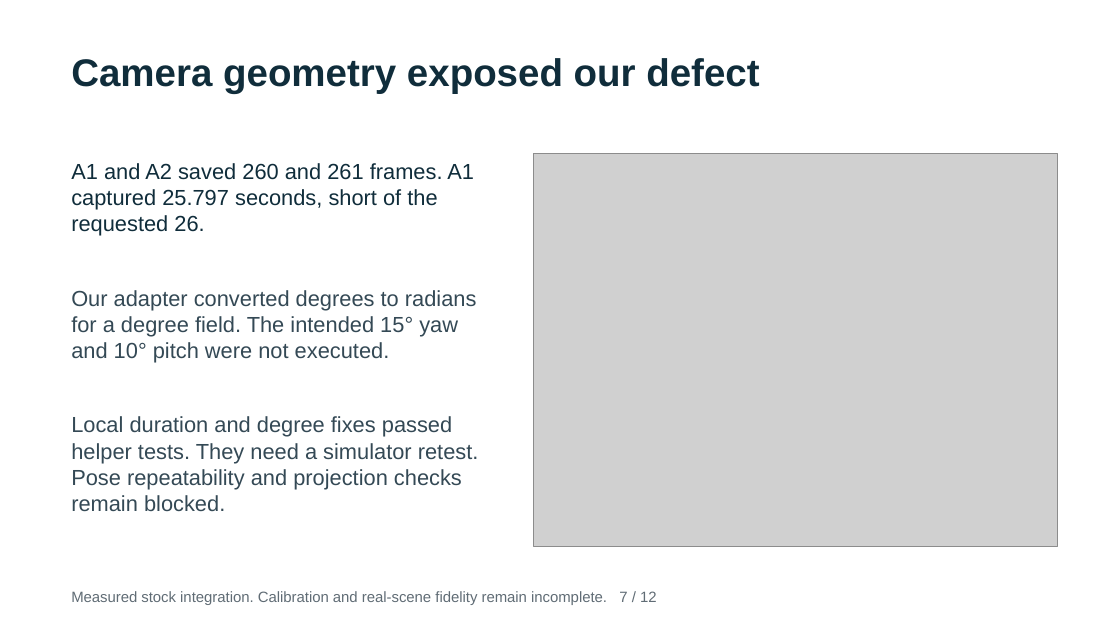
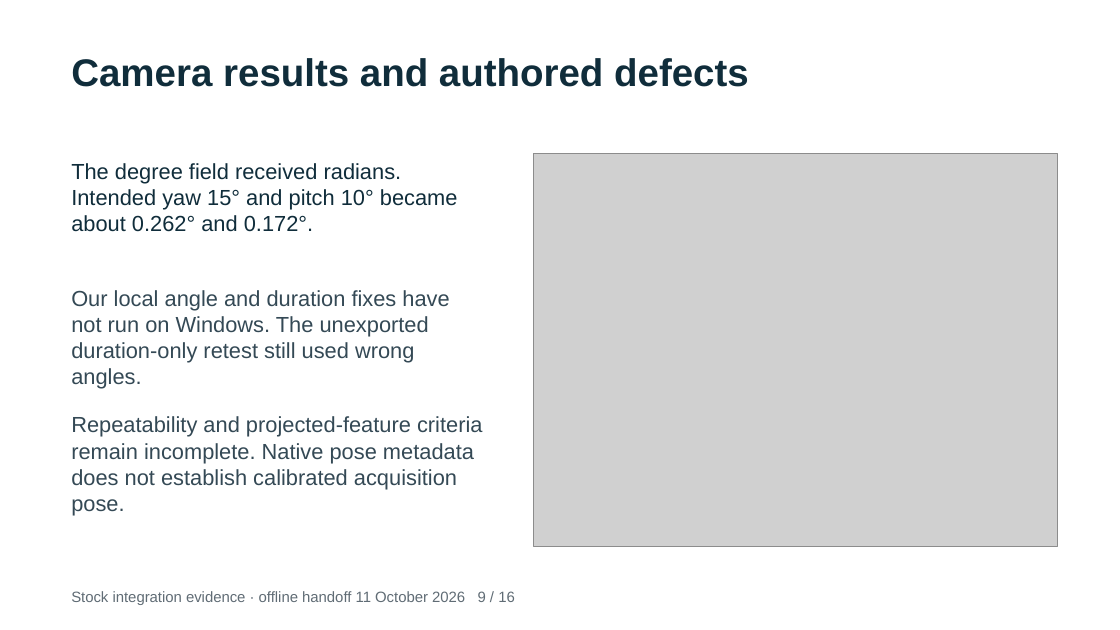
Before and after one commit to WorldExplored/R4R-Sims, a slide deck: slide 9 of results/rflysim/eval-20261010T215531Z/rflysim-evaluation.pptx (slide 7 before the commit). Drawn at 1120x630 pixels with LibreOffice and Linux fonts; fonts in the diff are those of the drawing; grey boxes stand for pictures. Boxes give left, top, right and bottom in pixels: in the first picture for what was removed or moved away, otherwise in the second. Text is boxed around its words. In the diff, an @@ line names an element or a change of style, - is before the commit and + after.

Commit message:
Complete RflySim component handoff and playable evidence

```diff
--- a/results/rflysim/eval-20261010T215531Z/rflysim-evaluation.pptx
+++ b/results/rflysim/eval-20261010T215531Z/rflysim-evaluation.pptx
@@ text at [71,58,749,87]: text changed @@
-Camera geometry exposed our defect
+Camera results and authored defects
@@ text at [71,163,458,232]: text changed @@
-A1 and A2 saved 260 and 261 frames. A1 captured 25.797 seconds, short of the requested 26.
+The degree field received radians. Intended yaw 15° and pitch 10° became about 0.262° and 0.172°.
@@ text at [71,290,449,389]: text changed @@
-Our adapter converted degrees to radians for a degree field. The intended 15° yaw and 10° pitch were not executed.
+Our local angle and duration fixes have not run on Windows. The unexported duration-only retest still used wrong angles.
@@ text at [71,416,482,516]: text changed @@
-Local duration and degree fixes passed helper tests. They need a simulator retest. Pose repeatability and projection checks remain blocked.
+Repeatability and projected-feature criteria remain incomplete. Native pose metadata does not establish calibrated acquisition pose.
@@ text at [71,591,515,605]: text changed @@
-Measured stock integration. Calibration and real-scene fidelity remain incomplete. 7 / 12
+Stock integration evidence · offline handoff 11 October 2026 9 / 16
```
Also in this commit, not shown: 7 other slides changed, 8 slides added, 4 slides removed, 48 other files.
